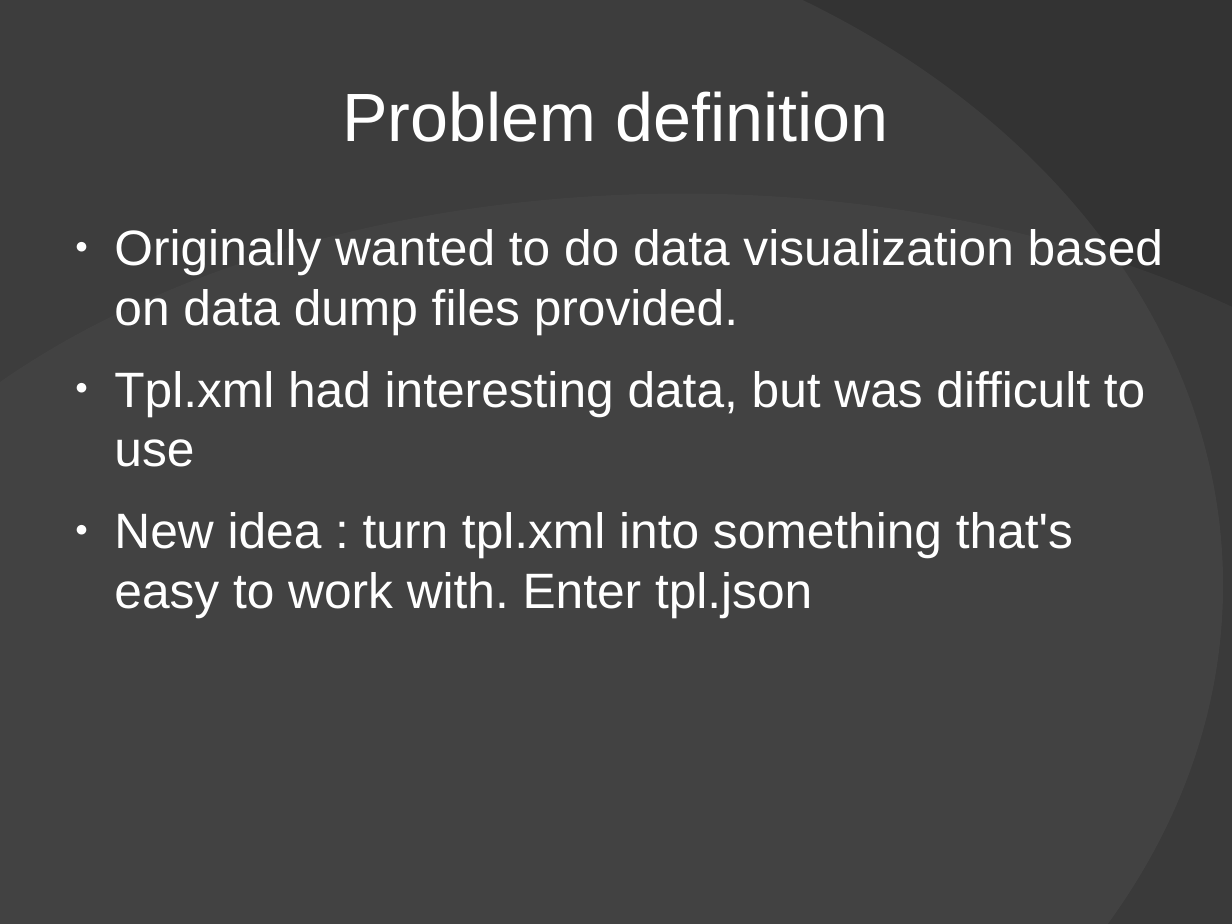
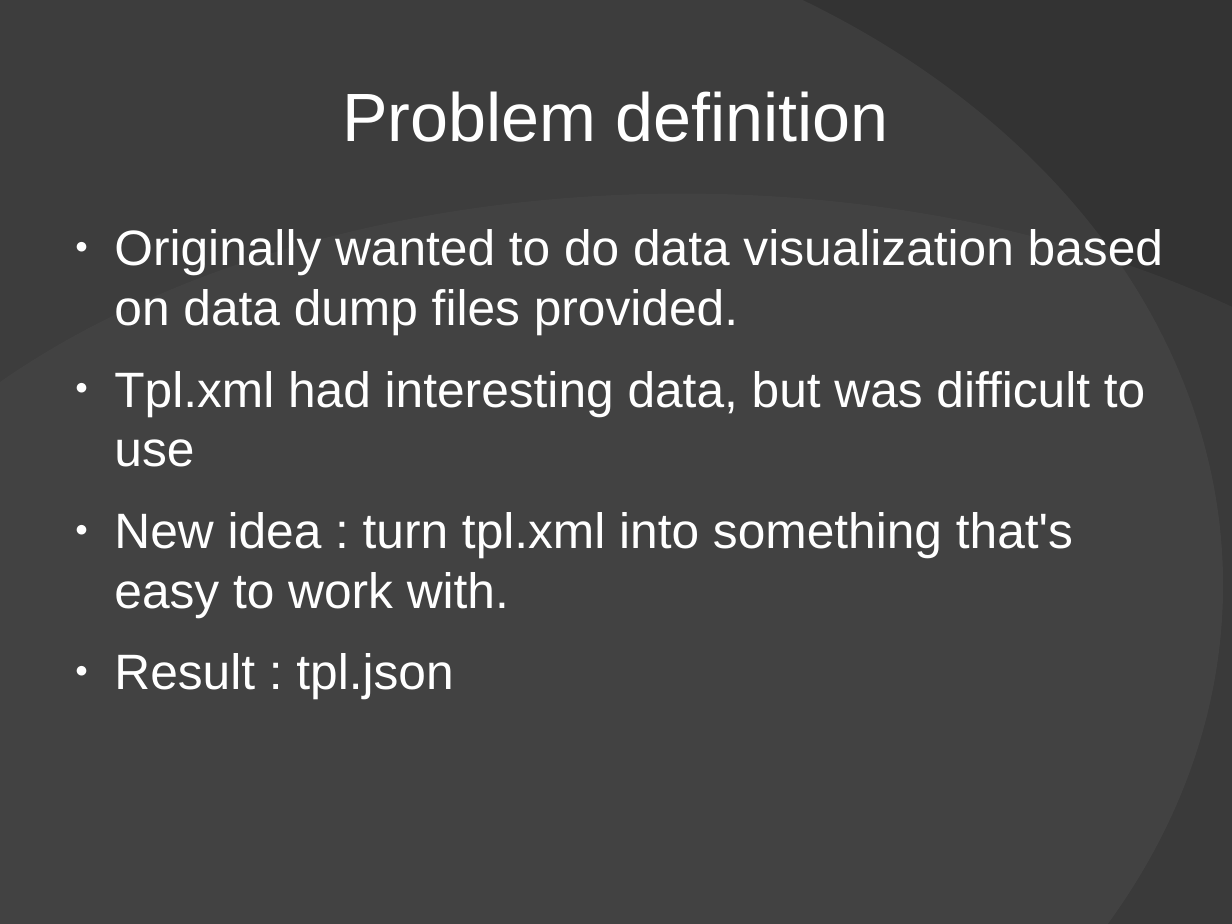
Before and after one commit to avolkov/tpl-hackathon-xml2json, a slide deck: slide 2 of documentation/TPL_Hackathon_presentation.odp. Drawn at 1232x924 pixels with LibreOffice and Linux fonts; fonts in the diff are those of the drawing; background and template pictures are left out. Boxes give left, top, right and bottom in pixels: in the first picture for what was removed or moved away, otherwise in the second. Text is boxed around its words. In the diff, an @@ line names an element or a change of style, - is before the commit and + after.

```diff
--- a/documentation/TPL_Hackathon_presentation.odp
+++ b/documentation/TPL_Hackathon_presentation.odp
@@ text at (x1=114, y1=512, x2=1073, y2=699): text changed @@
-● New idea : turn tpl.xml into something that's easy to work with. Enter tpl.json
+● New idea : turn tpl.xml into something that's easy to work with.
+● Result : tpl.json
```
Also in this commit, not shown: 2 other slides changed.
